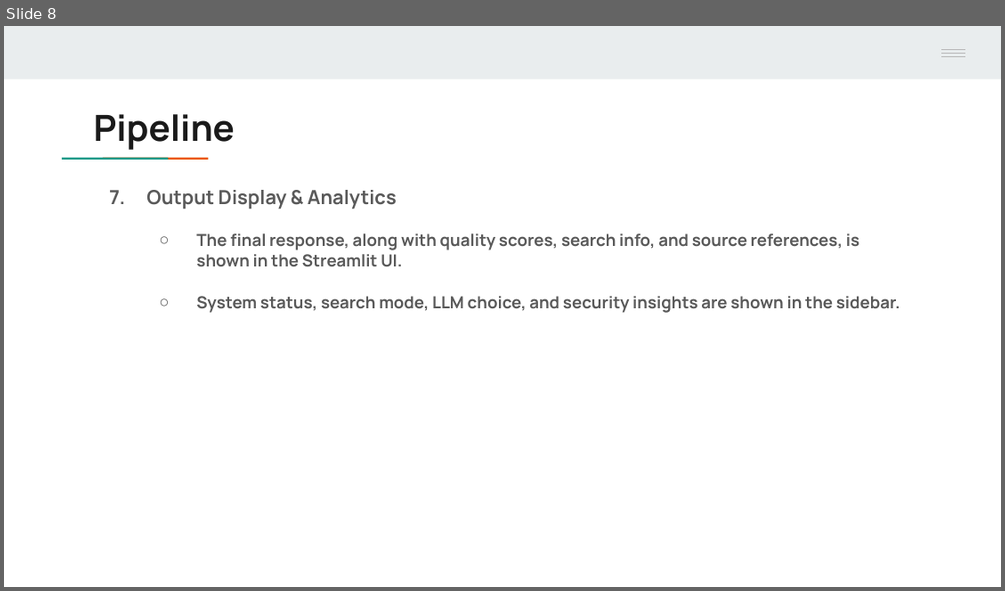
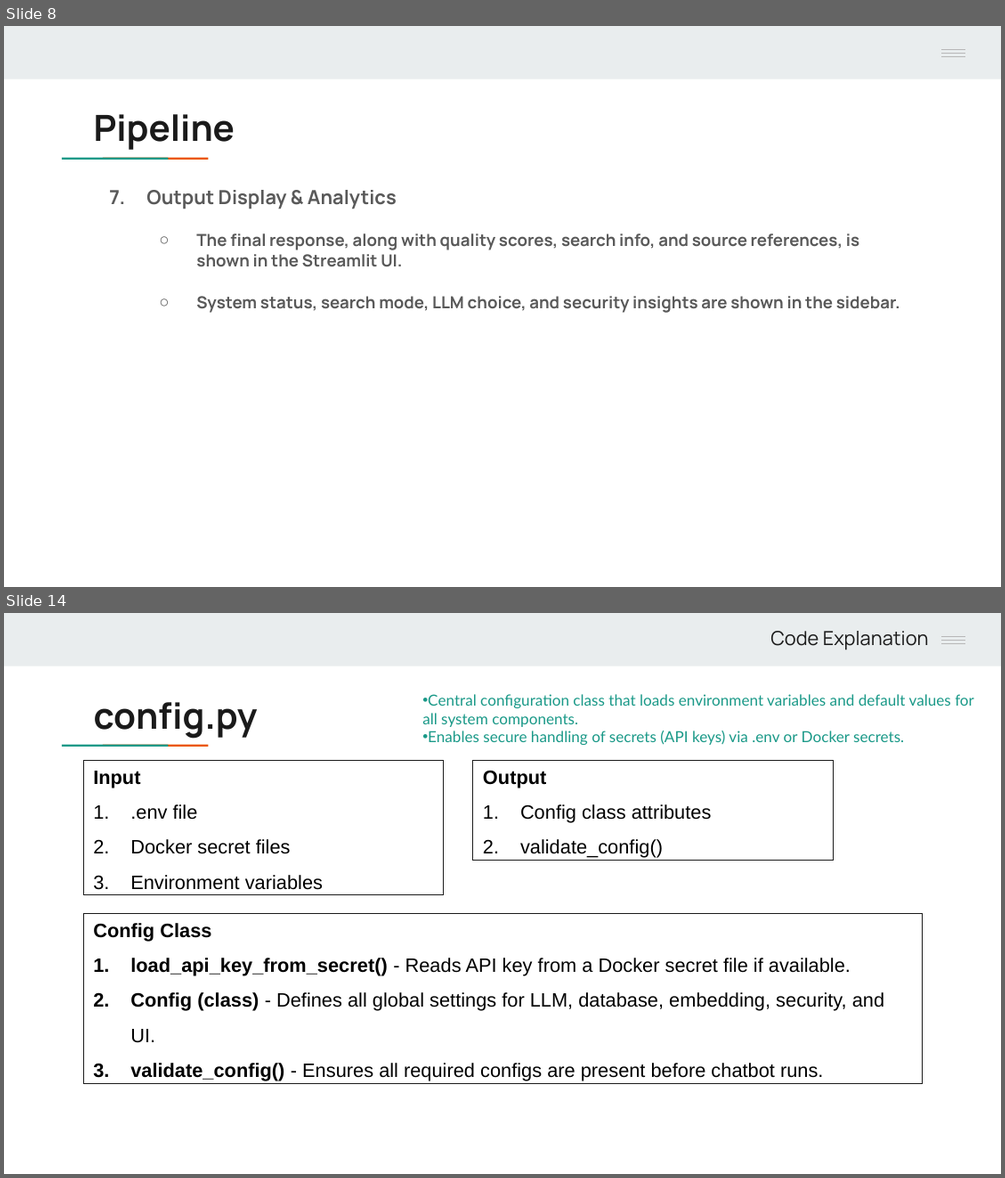
Before and after one commit to handamn/Nawatech-Machine_Learning_Engineer, a slide deck: task_2/Case2 Presentation.pptx. Shown one above the other, each under a label of ours: slide 8 before the commit, slides 8 and 14 after it; the slides between them are not shown. The pictures are 1005x591 and 1005x1178 pixels, drawn with LibreOffice and Linux fonts; fonts in the diff are those of the drawing. Boxes give left, top, right and bottom in pixels: in the first picture for what was removed or moved away, otherwise in the second. Text is boxed around its words. In the diff, an @@ line names an element or a change of style, - is before the commit and + after.

```diff
--- a/task_2/Case2 Presentation.pptx
+++ b/task_2/Case2 Presentation.pptx
@@ slide 14 added at <box>4,613,1001,1174</box>, background #FFFFFF; not listed: 7 template elements that a slide beside it also shows @@
@@ text added at <box>770,631,929,650</box>, 14 pt, text #1A1A1A @@
+Code Explanation
@@ title added at <box>94,702,258,738</box>, 26 pt, text #1A1A1A, bold @@
+config.py
@@ text added at <box>422,694,974,745</box>, 11 pt, text #1A9988 @@
+• Central configuration class that loads environment variables and default values for all system components.
+• Enables secure handling of secrets (API keys) via .env or Docker secrets.
@@ rectangle added at <box>84,761,444,895</box>, outline #1A1A1A 0.75 pt, 14 pt, text #000000 @@
+Input
+1. .env file
+2. Docker secret files
+3. Environment variables
@@ rectangle added at <box>474,761,833,860</box>, outline #1A1A1A 0.75 pt, 14 pt, text #000000 @@
+Output
+1. Config class attributes
+2. validate_config()
@@ rectangle added at <box>84,913,922,1084</box>, outline #1A1A1A 0.75 pt, 14 pt, text #000000 @@
+Config Class
+1. load_api_key_from_secret() - Reads API key from a Docker secret file if available.
+2. Config (class) - Defines all global settings for LLM, database, embedding, security, and UI.
+3. validate_config() - Ensures all required configs are present before chatbot runs.
```
Also in this commit, not shown: 2 slides changed, 27 other slides added, 1 slide removed, 1 other file.
